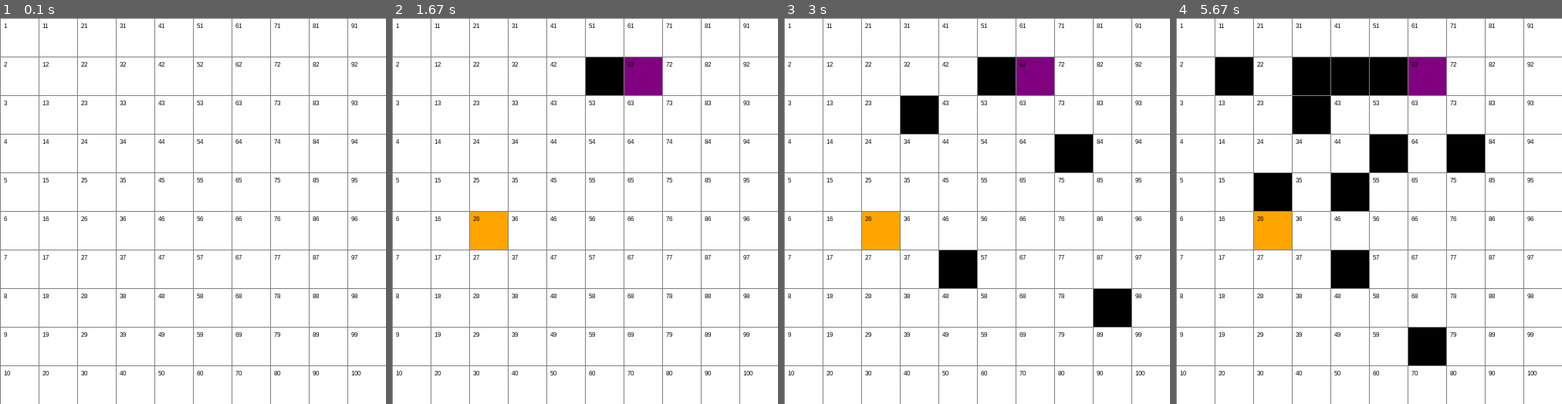
Above: before the commit, frames 1-4 (left to right).
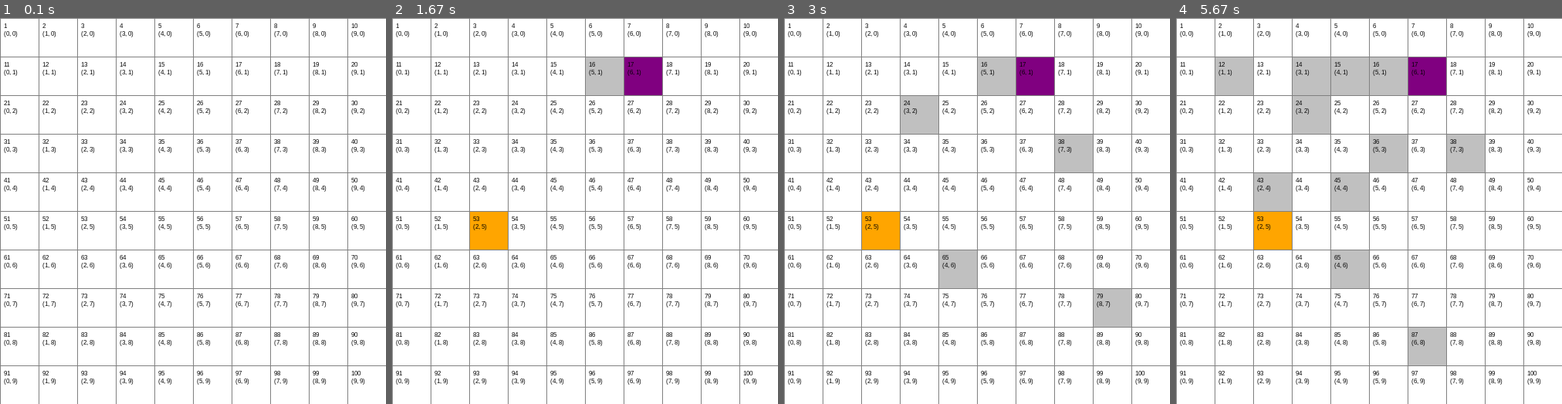
Above: after the commit, the same moments.

Repository: Danifoxuwu/Inteligencia-Artificial
Game: pygame game, started from Proyectos/Proyecto Final 1 Busqued/Aasterisco.py
Two runs of this game, one before a commit and one after it. Both use one fixed random seed, a clock stepped at 60 frames per second and the inputs below.
Inputs (mouse positions are in pixels of both pictures, inside the frame that each line leads up to):
- Up to frame 1 (0.1 s): no input
- Up to frame 2 (1.67 s): hold R 0.33-0.8 s; click (492, 214) at 0.88 s; click (642, 75) at 1.22 s; click (592, 79) at 1.55 s
- Up to frame 3 (3 s): click (977, 257) at 1.88 s; click (922, 129) at 2.22 s; click (1112, 311) at 2.55 s; click (1058, 141) at 2.88 s
- Up to frame 4 (5.67 s): click (1253, 79) at 3.22 s; right-click (1507, 299) at 3.55 s; click (1284, 180) at 3.88 s; click (1307, 83) at 4.22 s; click (1330, 195) at 4.55 s; click (1438, 338) at 4.88 s; click (1345, 95) at 5.22 s; click (1396, 149) at 5.55 s

The runs differ from the first frame. In frame 1, 3.5% of the frame differs, in the area x 1-95%, y 1-95%; in frame 2, 4.5%; in frame 3, 8.2%; in frame 4, 14%.

Commit message:
Cambios en la funcion
Se cambiaron un par de cosas referentes a los colores de los cuadros y las etiquetas de cada una de las casillas, asi como agregar la posibilidad de borrar todo usando una combinacion de teclas

Diff:
--- a/Proyectos/Proyecto Final 1 Busqued/Aasterisco.py
+++ b/Proyectos/Proyecto Final 1 Busqued/Aasterisco.py
@@ -16,10 +16,13 @@
 BLANCO = (255, 255, 255)
 NEGRO = (0, 0, 0)
 GRIS = (128, 128, 128)
+GRIS_CLARO = (192, 192, 192)
 VERDE = (0, 255, 0)
 ROJO = (255, 0, 0)
 NARANJA = (255, 165, 0)
 PURPURA = (128, 0, 128)
+AMARILLO_NEON = (255, 255, 0)
+
 
 class Nodo:
     def __init__(self, fila, col, ancho, total_filas):
@@ -52,7 +55,7 @@
         self.color = NARANJA
 
     def hacer_pared(self):
-        self.color = NEGRO
+        self.color = GRIS_CLARO
 
     def hacer_fin(self):
         self.color = PURPURA
@@ -61,12 +64,20 @@
         pygame.draw.rect(ventana, self.color, (self.x, self.y, self.ancho, self.ancho))
         #Llamado a la funcion para dibujar los numeros en cada casilla
         self.dibujar_numero(ventana)
+        self.dibujar_coordenadas(ventana)
 
     #Funcion para dibujar el numero dentro de las casillas
     def dibujar_numero(self, ventana):
-        numero = self.fila * self.total_filas + self.col + 1
+        numero = self.col * self.total_filas + self.fila + 1
         texto = self.fuente.render(str(numero), True, NEGRO)
         ventana.blit(texto, (self.x + 5, self.y + 5))
+
+    #Dibujar coordenadas
+    def dibujar_coordenadas(self, ventana):
+        coordenadas = f"({self.fila}, {self.col})"
+        texto = self.fuente.render(coordenadas, True, NEGRO)
+        ventana.blit(texto, (self.x + 5, self.y + 15))
+
 
 def crear_grid(filas, ancho):
     grid = []
@@ -117,6 +128,15 @@
             if event.type == pygame.QUIT:
                 corriendo = False
 
+            #Funcion para reiniciar todo sin tener que borrar 1x1 usando ctrl+r
+            if event.type == pygame.KEYDOWN:
+                if event.key == pygame.K_r and pygame.key.get_mods() & pygame.KMOD_CTRL:
+                    for fila in grid:
+                        for nodo in fila:
+                            nodo.restablecer()
+                    inicio = None
+                    fin = None
+
             if pygame.mouse.get_pressed()[0]:  # Click izquierdo
                 pos = pygame.mouse.get_pos()
                 fila, col = obtener_click_pos(pos, FILAS, ancho)
Not shown, changed: Proyectos/Proyecto Final 1 Busqued/Documentacion.md
